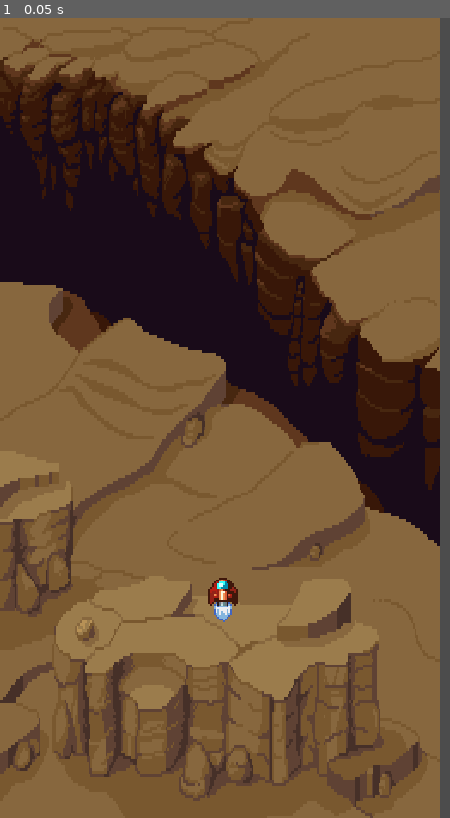
Above: before the commit, frame 1.
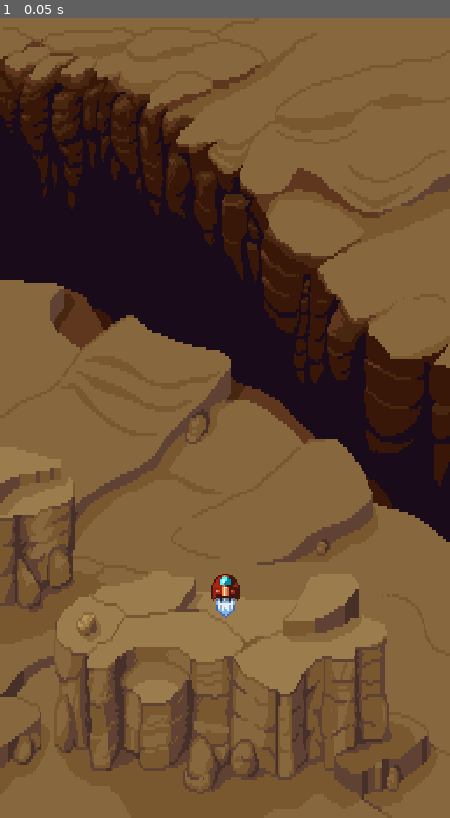
Above: after the commit, the same moment.

Repository: Mastermori/SpaceFighters
Game: Godot game, scene res://levels/Level1.tscn
The game is run twice, just before and just after one commit, with the same random seed, the same clock (stepped at 60 frames per second) and the same inputs.
Inputs:
- Up to frame 1 (0.05 s): no input

The runs differ from the first frame. In frame 1, 15% of the frame differs, in the area x 0-100%, y 0-100%.
Error in both runs: Trying to assign value of type 'AnimationPlayer' to a variable of type 'Timer'. (res://player/Player.gd:12)

Commit message:
added Cloud and Cloud generator to Level1

Diff:
--- /dev/null
+++ b/clouds/Cloud.gd
@@ -0,0 +1,13 @@
+extends TextureRect
+
+var vel := Vector2.ZERO
+
+func init(speed : Vector2):
+	vel = speed
+
+func _process(delta):
+	rect_position += vel * delta
+
+func _on_VisibilityNotifier2D_screen_exited():
+	print("Cloud left!")
+	queue_free()
--- /dev/null
+++ b/clouds/Cloud.tscn
@@ -0,0 +1,15 @@
+[gd_scene load_steps=3 format=2]
+
+[ext_resource path="res://art/backgrounds/clouds-transparent.png" type="Texture" id=1]
+[ext_resource path="res://clouds/Cloud.gd" type="Script" id=2]
+
+[node name="Cloud" type="Sprite"]
+scale = Vector2( 2.37094, 2.1789 )
+texture = ExtResource( 1 )
+centered = false
+script = ExtResource( 2 )
+
+[node name="VisibilityNotifier2D" type="VisibilityNotifier2D" parent="."]
+position = Vector2( 128.375, 55.4822 )
+scale = Vector2( 12.7888, 5.52514 )
+[connection signal="screen_exited" from="VisibilityNotifier2D" to="." method="_on_VisibilityNotifier2D_screen_exited"]
--- /dev/null
+++ b/levels/Level1.gd
@@ -0,0 +1,26 @@
+extends Node2D
+
+export var cloud_timer_min := 1.0
+export var cloud_timer_max := 3.0
+export var cloud_scale_rand := 0.5
+
+export(Array, Texture) var cloud_types : Array
+export var cloud_speed := 200
+
+onready var cloud_timer := $CloudTimer
+
+func _ready():
+	print("Ready Level")
+	start_timer()
+
+func start_timer():
+	cloud_timer.start(cloud_timer_min + randf() * cloud_timer_max)
+
+func _on_CloudTimer_timeout():
+	var cloud : TextureRect = preload("res://clouds/Cloud.tscn").instance()
+	cloud.init(Vector2(cloud_speed, 0))
+	cloud.texture = cloud_types[randi() % cloud_types.size()]
+	cloud.rect_position.y = -cloud.rect_size.y
+	$Clouds.add_child(cloud)
+	start_timer()
+	print("Cloud")
--- a/levels/Level1.tscn
+++ b/levels/Level1.tscn
@@ -1,13 +1,18 @@
-[gd_scene load_steps=3 format=2]
+[gd_scene load_steps=6 format=2]
 
 [ext_resource path="res://player/Player.tscn" type="PackedScene" id=1]
 [ext_resource path="res://art/backgrounds/desert-backgorund.png" type="Texture" id=2]
+[ext_resource path="res://levels/Level1.gd" type="Script" id=3]
+[ext_resource path="res://art/backgrounds/clouds.png" type="Texture" id=4]
+[ext_resource path="res://art/backgrounds/clouds-transparent.png" type="Texture" id=5]
 
 [node name="Level1" type="Node2D"]
+script = ExtResource( 3 )
+cloud_types = [ ExtResource( 5 ), ExtResource( 4 ) ]
 
 [node name="Background" type="TextureRect" parent="."]
-margin_right = 594.0
-margin_bottom = 1089.0
+margin_right = 607.0
+margin_bottom = 1080.0
 texture = ExtResource( 2 )
 expand = true
 __meta__ = {
@@ -15,4 +20,9 @@
 }
 
 [node name="Player" parent="." instance=ExtResource( 1 )]
-position = Vector2( 300, 785.697 )
+position = Vector2( 303.5, 780 )
+
+[node name="Clouds" type="Node2D" parent="."]
+
+[node name="CloudTimer" type="Timer" parent="."]
+[connection signal="timeout" from="CloudTimer" to="." method="_on_CloudTimer_timeout"]
